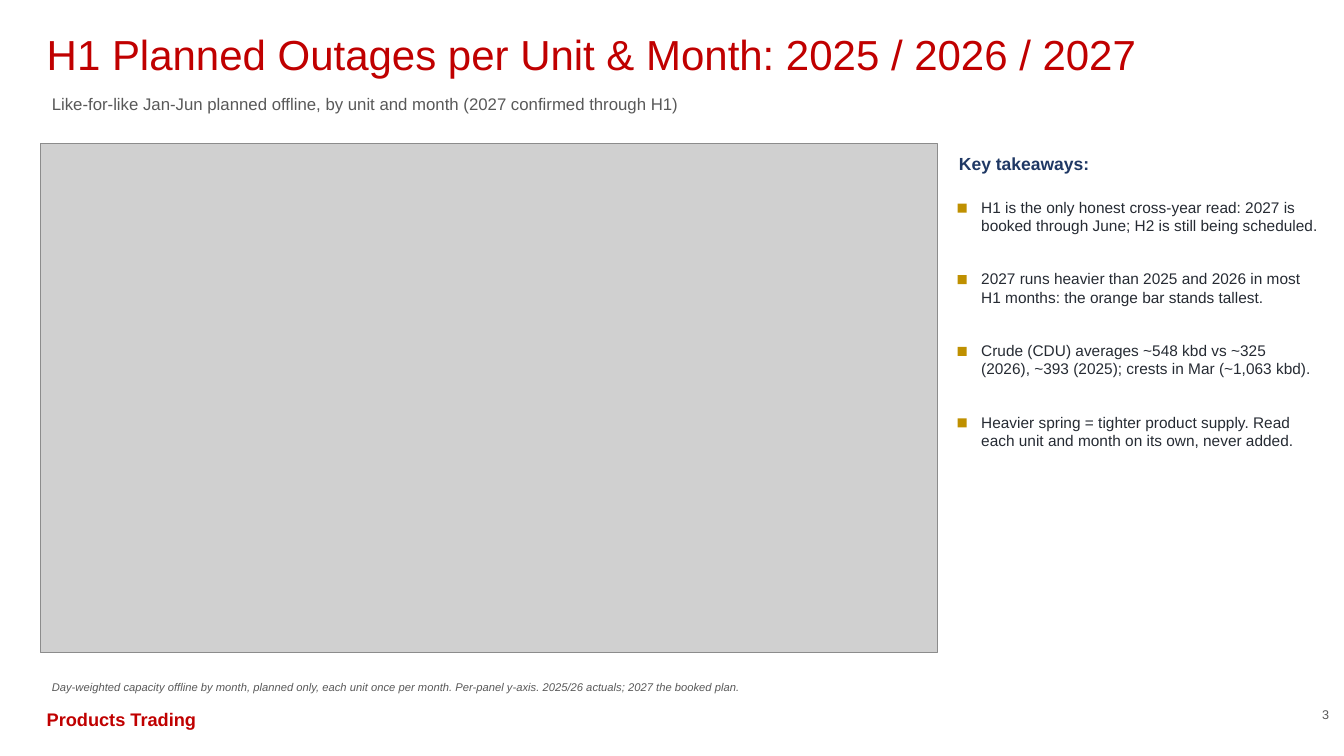
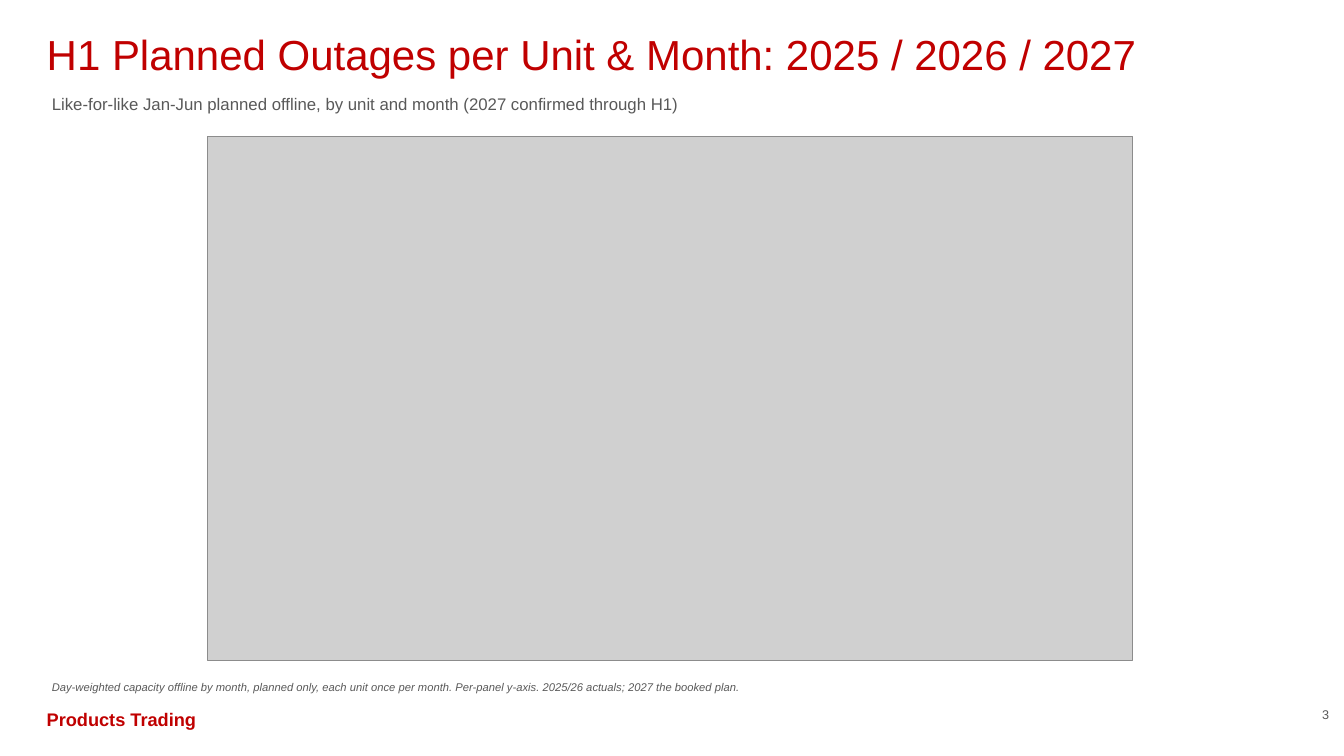
Before and after one commit to HoldenCole/Outages-script, a slide deck: slide 4 of output/outage_deck.pptx. Drawn at 1344x756 pixels with LibreOffice and Linux fonts; fonts in the diff are those of the drawing; grey boxes stand for pictures. Boxes give left, top, right and bottom in pixels: in the first picture for what was removed or moved away, otherwise in the second. Text is boxed around its words. In the diff, an @@ line names an element or a change of style, - is before the commit and + after.

```diff
--- a/output/outage_deck.pptx
+++ b/output/outage_deck.pptx
@@ picture: place and size @@
-picture at bbox=[40, 144, 938, 652]
+picture at bbox=[208, 136, 1133, 660]
@@ text removed at bbox=[959, 157, 1089, 174] @@
-Key takeaways:
@@ rectangle removed at bbox=[958, 204, 967, 213] @@
@@ text removed at bbox=[981, 202, 1318, 234] @@
-H1 is the only honest cross-year read: 2027 is booked through June; H2 is still being scheduled.
@@ rectangle removed at bbox=[958, 275, 967, 284] @@
@@ text removed at bbox=[981, 273, 1300, 306] @@
-2027 runs heavier than 2025 and 2026 in most H1 months: the orange bar stands tallest.
@@ rectangle removed at bbox=[958, 347, 967, 356] @@
@@ text removed at bbox=[981, 345, 1310, 378] @@
-Crude (CDU) averages ~548 kbd vs ~325 (2026), ~393 (2025); crests in Mar (~1,063 kbd).
@@ rectangle removed at bbox=[958, 418, 967, 427] @@
@@ text removed at bbox=[981, 417, 1293, 448] @@
-Heavier spring = tighter product supply. Read each unit and month on its own, never added.
```
Also in this commit, not shown: 5 other slides changed, 1 slide added, 1 slide removed, 7 other files.
